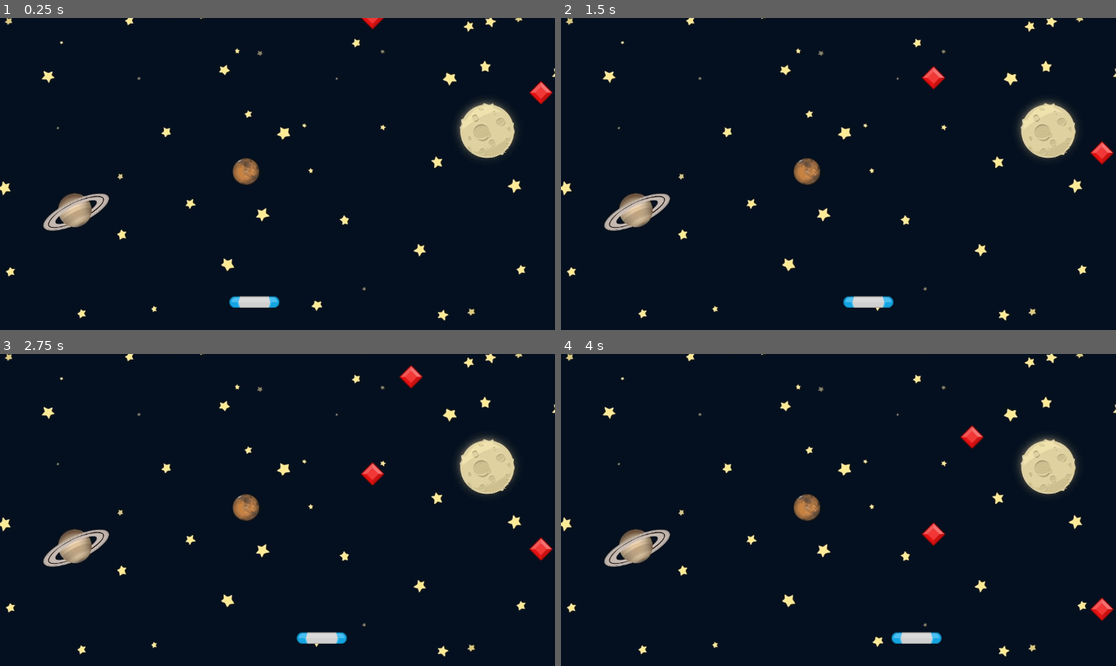
Above: before the commit, frames 1-4 (two rows, left to right).
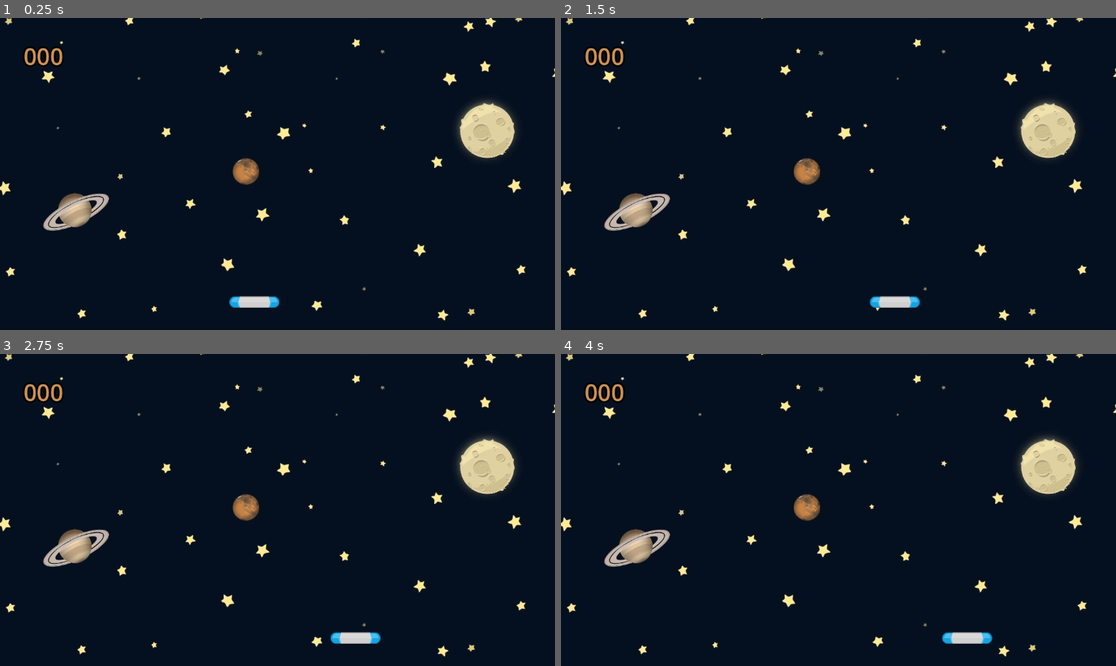
Above: after the commit, the same moments.

Repository: SavasTanriverdi/gem-catcher
Game: Godot game, scene res://scenes/game/game.tscn
Two runs of this game, one before a commit and one after it. Both use one fixed random seed, a clock stepped at 60 frames per second and the inputs below.
Inputs:
- Up to frame 1 (0.25 s): no input
- Up to frame 2 (1.5 s): hold D (move_right) 0.53-1.28 s; hold A (move_left) from 1.28 s (still down)
- Up to frame 3 (2.75 s): release A (move_left) at 2.03 s; hold D (move_right) from 2.03 s (still down)
- Up to frame 4 (4 s): release D (move_right) at 3.53 s; hold A (move_left) from 3.53 s (still down)

The runs differ from the first frame. In frame 1, 0.6% of the frame differs, in the area x 4-100%, y 0-28%; in frame 2, 1.2%; in frame 3, 1.4%; in frame 4, 1.6%, in the area x 4-100%, y 9-93%.
Error after the commit: Parse Error: Preload file "uid://dsb4xleejwahp" does not exist. (res://scenes/game/game.gd:4)

Commit message:
feat(game): enhance gameplay with audio, scoring and movement improvements
- Increase gem and paddle speeds for faster gameplay
- Add background music and score sound effects
- Implement scoring system with UI display
- Add game over handling with explosion sound
- Update README with project documentation

Diff:
--- a/scenes/game/game.gd
+++ b/scenes/game/game.gd
@@ -1,28 +1,55 @@
 extends Node2D
 
+
+const EXPLODE = preload("uid://dsb4xleejwahp")
 const GEM = preload("uid://c8rvidtcohpno")
 
+@onready var spawn_timer: Timer = $SpawnTimer
+@onready var paddle: Paddle = $Paddle
+@onready var score_sound: AudioStreamPlayer2D = $ScoreSound
+@onready var sound: AudioStreamPlayer = $Sound
+@onready var score_label: Label = $ScoreLabel
+
+var _score: int = 0
+
+const MARGIN: float = 70.0
+
 func _ready() -> void:
-	spawn_gem()
+	_spawn_gem()
 
-
-
-
-func spawn_gem() -> void:
+func _spawn_gem() -> void:
 	var new_gem: Gem = GEM.instantiate()
-	var x_pos = randf_range(100.00,1000.0)
-	new_gem.position = Vector2(x_pos, -50)
+	var x_pos: float = randf_range(
+		get_viewport_rect().position.x + MARGIN,
+		get_viewport_rect().end.x - MARGIN
+	)
+	new_gem.position = Vector2(x_pos, -MARGIN)
 	new_gem.gem_off_screen.connect(_on_gem_off_screen)
 	add_child(new_gem)
 
 
+func _stop_all() -> void:
+	sound.stop()
+	sound.stream = EXPLODE
+	sound.play()
+	spawn_timer.stop()
+	paddle.set_process(false)
+	for child in get_children():
+		if child is Gem:
+			child.set_process(false)
+
+
 func _on_paddle_area_entered(area: Area2D) -> void:
-	print("Game:: collision", area)
+	_score += 1
+	score_label.text = "%03d" % _score
+	if score_sound.playing == false:
+		score_sound.position = area.position
+		score_sound.play()
 
 
 func _on_gem_off_screen() -> void:
-	print("Game Over")
+	_stop_all()
 
 
 func _on_timer_timeout() -> void:
-	spawn_gem()
+	_spawn_gem()
--- a/scenes/game/game.tscn
+++ b/scenes/game/game.tscn
@@ -1,9 +1,10 @@
-[gd_scene load_steps=5 format=3 uid="uid://fp1524hqcka4"]
+[gd_scene load_steps=6 format=3 uid="uid://fp1524hqcka4"]
 
 [ext_resource type="Script" uid="uid://dlk5gg2hdx0p8" path="res://scenes/game/game.gd" id="1_kelw5"]
 [ext_resource type="Texture2D" uid="uid://ccwrlyauj7l5q" path="res://assets/GameBg.png" id="1_sul5r"]
 [ext_resource type="PackedScene" uid="uid://ub3rxkjhji2w" path="res://scenes/paddle/paddle.tscn" id="2_7h61r"]
-[ext_resource type="PackedScene" uid="uid://c8rvidtcohpno" path="res://scenes/gem/gem.tscn" id="3_0sr1o"]
+[ext_resource type="AudioStream" uid="uid://dy704ffqtco5t" path="res://assets/bgm_action_5.mp3" id="4_kelw5"]
+[ext_resource type="AudioStream" uid="uid://kfrjbt2a7p1g" path="res://assets/spell1_0.wav" id="5_lfrn8"]
 
 [node name="Game" type="Node2D"]
 script = ExtResource("1_kelw5")
@@ -16,12 +17,32 @@
 [node name="Paddle" parent="." instance=ExtResource("2_7h61r")]
 position = Vector2(528, 590)
 
-[node name="Timer" type="Timer" parent="."]
+[node name="SpawnTimer" type="Timer" parent="."]
 wait_time = 2.0
 autostart = true
 
-[node name="Gem" parent="." instance=ExtResource("3_0sr1o")]
-position = Vector2(1123, 106)
+[node name="Sound" type="AudioStreamPlayer" parent="."]
+stream = ExtResource("4_kelw5")
+volume_db = -15.0
+autoplay = true
+
+[node name="ScoreSound" type="AudioStreamPlayer2D" parent="."]
+stream = ExtResource("5_lfrn8")
+
+[node name="ScoreLabel" type="Label" parent="."]
+offset_left = 49.0
+offset_top = 46.0
+offset_right = 89.0
+offset_bottom = 69.0
+theme_override_colors/font_color = Color(0.8061271, 0.57335144, 0.33419576, 1)
+theme_override_colors/font_shadow_color = Color(0, 0, 0, 0)
+theme_override_colors/font_outline_color = Color(0, 0, 0, 1)
+theme_override_constants/shadow_offset_x = 3
+theme_override_constants/shadow_offset_y = 3
+theme_override_constants/outline_size = 15
+theme_override_constants/shadow_outline_size = 18
+theme_override_font_sizes/font_size = 48
+text = "000"
 
 [connection signal="area_entered" from="Paddle" to="." method="_on_paddle_area_entered"]
-[connection signal="timeout" from="Timer" to="." method="_on_timer_timeout"]
+[connection signal="timeout" from="SpawnTimer" to="." method="_on_timer_timeout"]
--- a/scenes/gem/gem.gd
+++ b/scenes/gem/gem.gd
@@ -4,7 +4,7 @@
 
 @onready var gem: Area2D = $"."
 
-const  SPEED: float = 100.0
+const  SPEED: float = 200.0
 
 signal gem_off_screen
 
--- a/scenes/paddle/paddle.gd
+++ b/scenes/paddle/paddle.gd
@@ -1,6 +1,8 @@
 extends Area2D
 
-const SPEED: float = 200.0
+class_name Paddle
+
+const SPEED: float = 300.0
 
 
 func _ready() -> void:
@@ -17,5 +19,6 @@
 		get_viewport_rect().end.x
 	)
 
+
 func _on_area_entered(_area: Area2D) -> void:
 	print("_on_area_entered from Paddle Definiton")
Not shown, added: README.md
Not shown, added: scenes/game/game.tscn5893166901.tmp
Not shown, added: scenes/game/game.tscn5898518731.tmp
